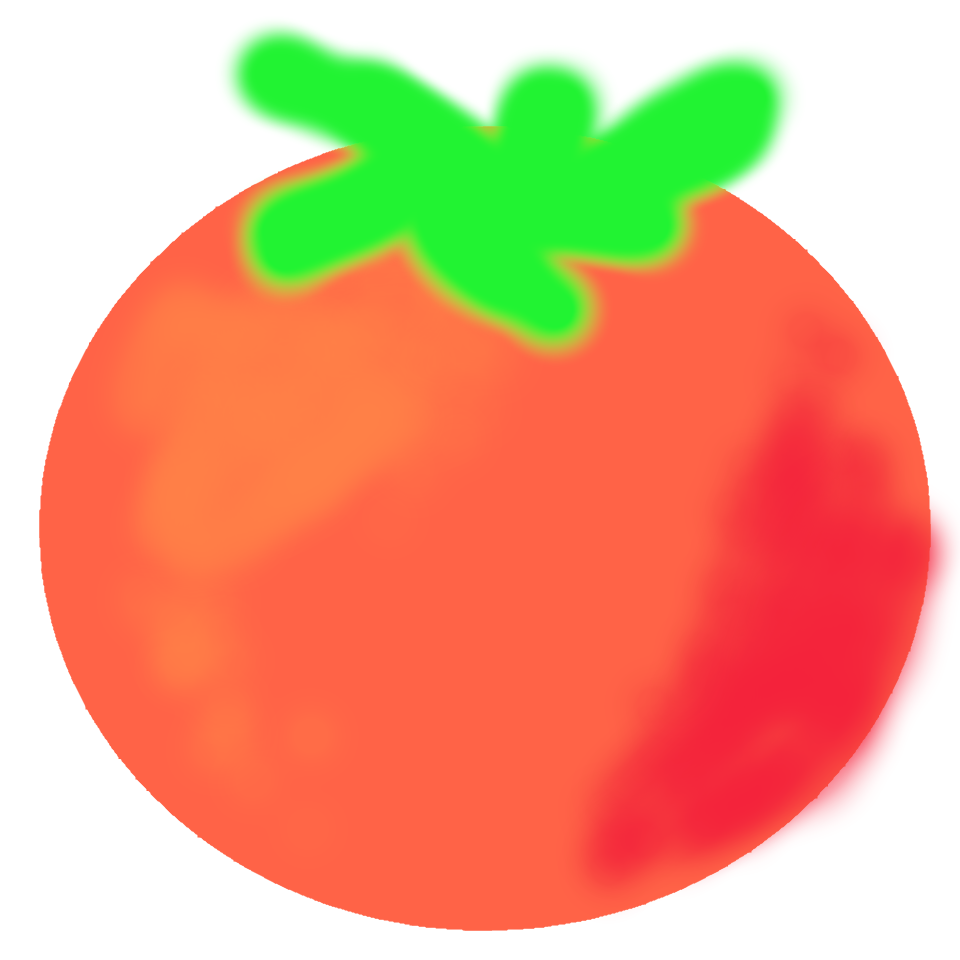
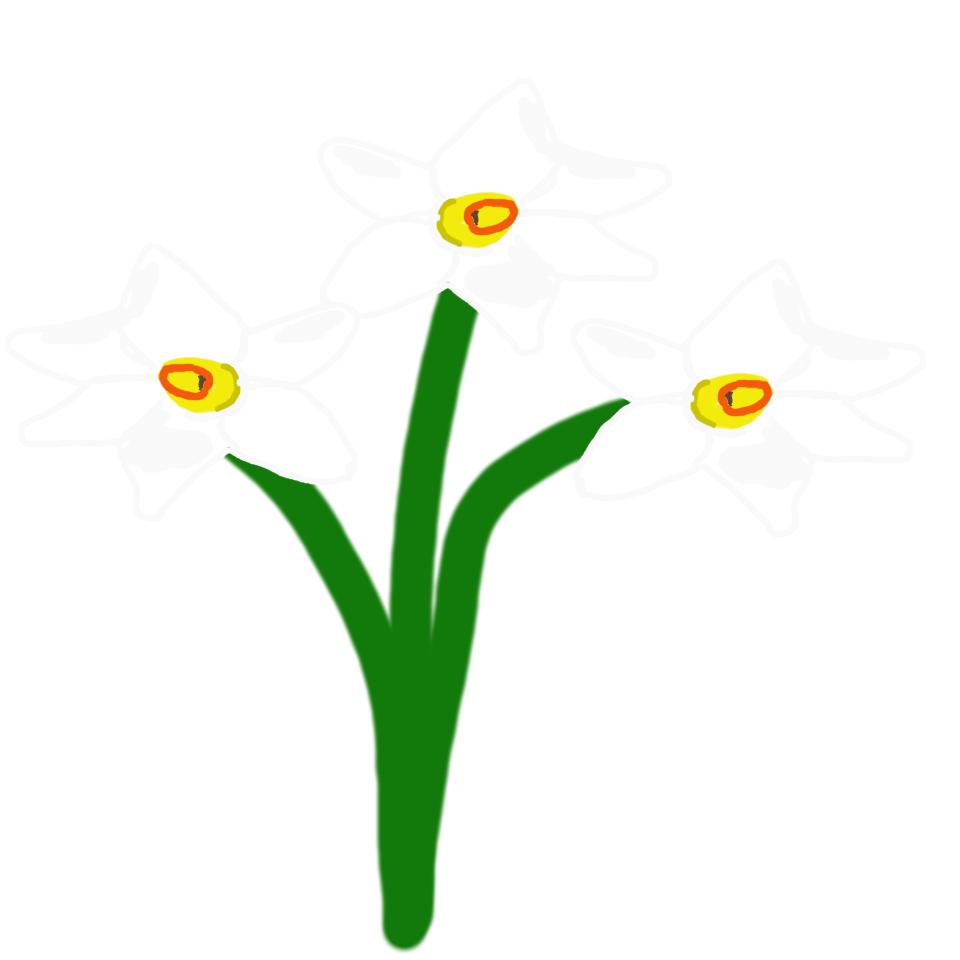
Before/after of a (960, 960) layered artwork. What changed in the layer stack:
added group "dafodill" with 4 layers above "tomatoIcon" over left=5, top=77, right=929, bottom=954
added layer "flowers copy #1" in group "dafodill" over left=5, top=242, right=363, bottom=524
added layer "flowers copy" in group "dafodill" over left=568, top=258, right=929, bottom=540
added layer "flowers" in group "dafodill" over left=314, top=77, right=675, bottom=359
added layer "stalks" in group "dafodill" over left=140, top=172, right=736, bottom=954
hid "tomatoIcon" over left=39, top=18, right=960, bottom=931
showed "background" over left=5, top=18, right=960, bottom=954
